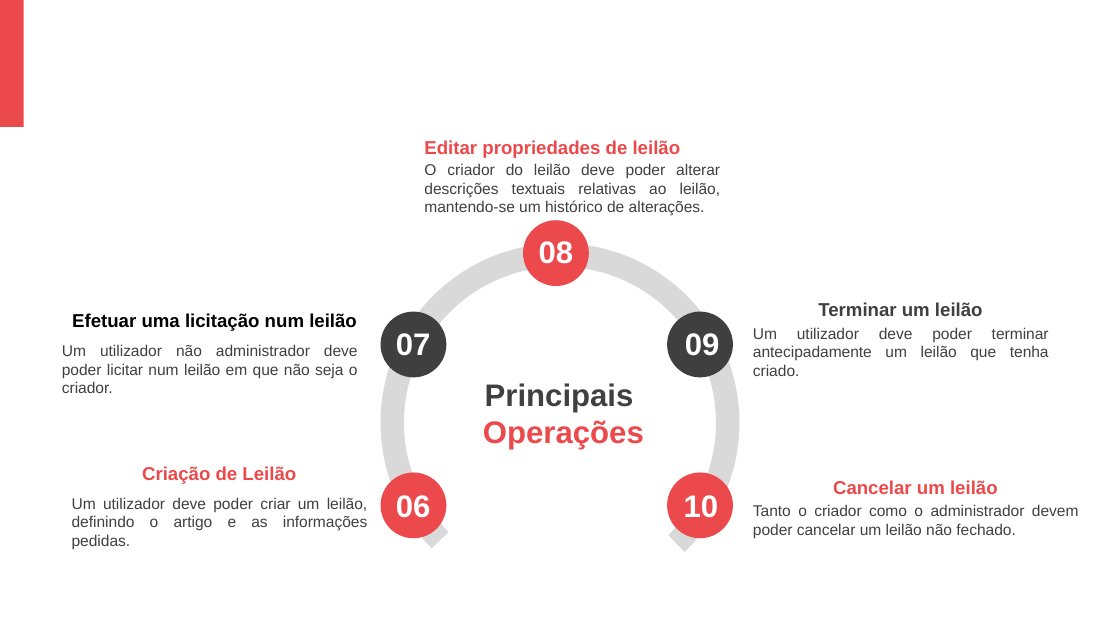
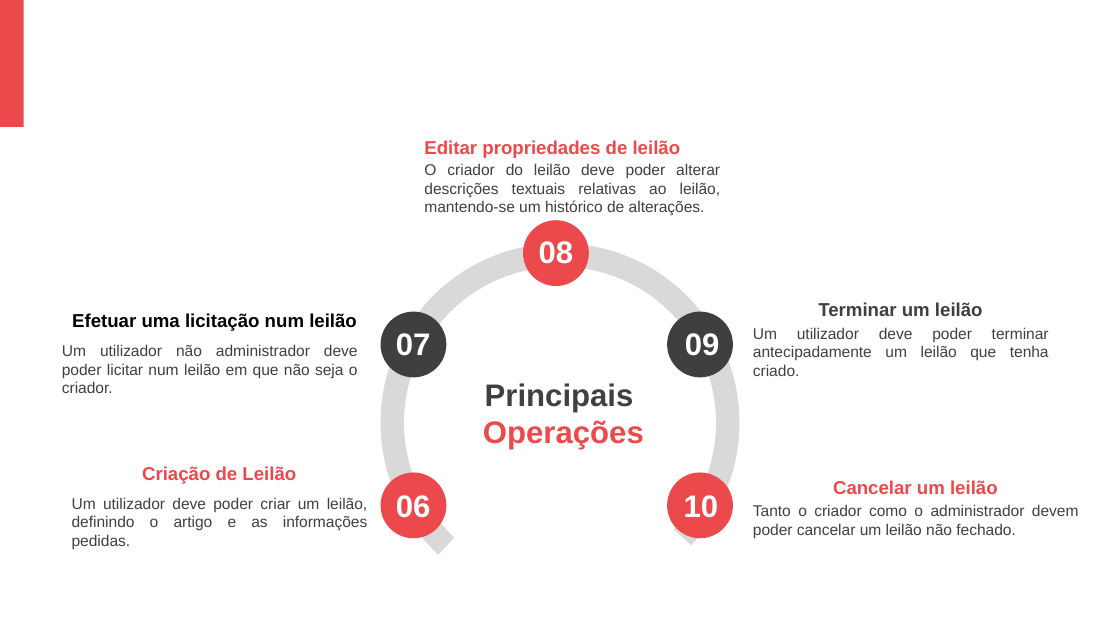
Before and after one commit to smartlord7/Auctionation, a slide deck: slide 9 of bd_presentation.pptx. Drawn at 1120x630 pixels with LibreOffice and Linux fonts; fonts in the diff are those of the drawing; background and template pictures are left out. Boxes give left, top, right and bottom in pixels: in the first picture for what was removed or moved away, otherwise in the second. Text is boxed around its words. In the diff, an @@ line names an element or a change of style, - is before the commit and + after.

```diff
--- a/bd_presentation.pptx
+++ b/bd_presentation.pptx
@@ arch (boxed as its full ring) at [381,243,739,601]: rotation 2 to 0 degrees @@
```
Also in this commit, not shown: 3 other slides changed, 1 slide added, 1 slide removed, 6 other files.
